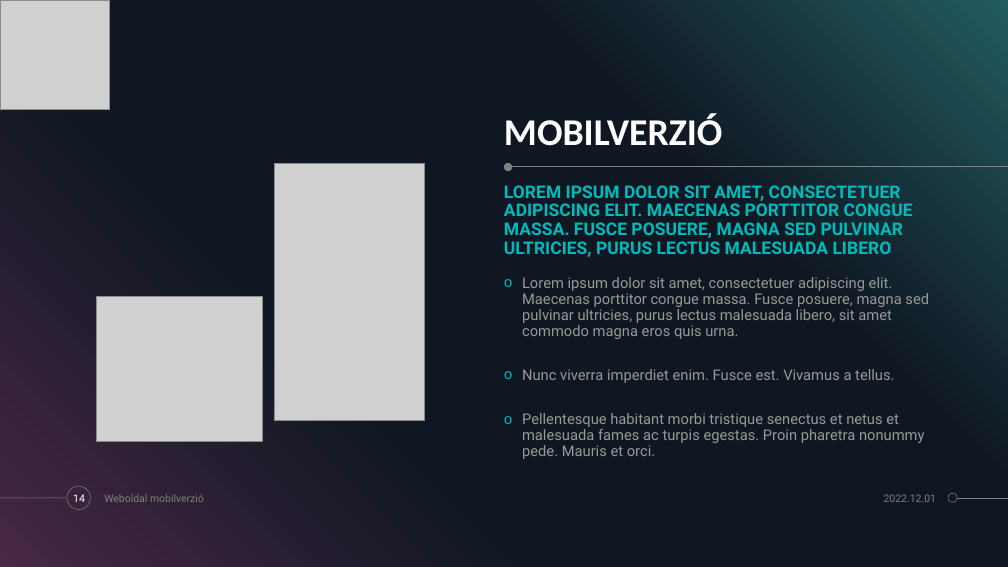
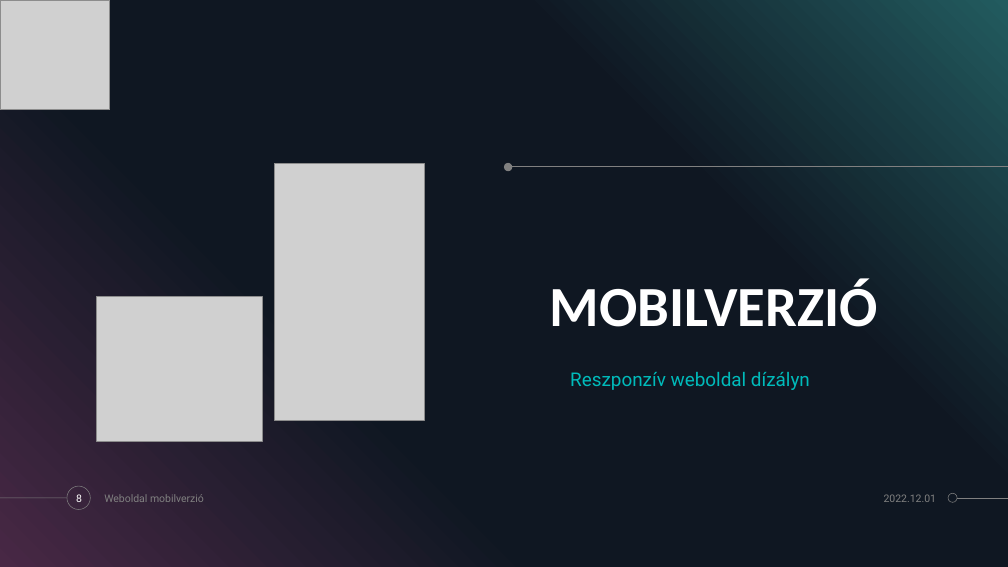
Before and after one commit to zamboilles21/terfelszinszamitas, a slide deck: slide 8 of documentation/PPT/TerFelSzoft.pptx (slide 14 before the commit). Drawn at 1008x567 pixels with LibreOffice and Linux fonts; fonts in the diff are those of the drawing; grey boxes stand for pictures; background and template pictures are left out. Boxes give left, top, right and bottom in pixels: in the first picture for what was removed or moved away, otherwise in the second. Text is boxed around its words. In the diff, an @@ line names an element or a change of style, - is before the commit and + after.

```diff
--- a/documentation/PPT/TerFelSzoft.pptx
+++ b/documentation/PPT/TerFelSzoft.pptx
@@ text removed at <box>504,185,913,257</box> @@
-LOREM IPSUM DOLOR SIT AMET, CONSECTETUER ADIPISCING ELIT. MAECENAS PORTTITOR CONGUE MASSA. FUSCE POSUERE, MAGNA SED PULVINAR ULTRICIES, PURUS LECTUS MALESUADA LIBERO
@@ text removed at <box>522,277,929,459</box> @@
-o Lorem ipsum dolor sit amet, consectetuer adipiscing elit. Maecenas porttitor congue massa. Fusce posuere, magna sed pulvinar ultricies, purus lectus malesuada libero, sit amet commodo magna eros quis urna.
-o Nunc viverra imperdiet enim. Fusce est. Vivamus a tellus.
-o Pellentesque habitant morbi tristique senectus et netus et malesuada fames ac turpis egestas. Proin pharetra nonummy pede. Mauris et orci.
@@ title "MOBILVERZIÓ": place and size @@
-title "MOBILVERZIÓ" at <box>504,114,723,146</box>
+title "MOBILVERZIÓ" at <box>550,279,878,327</box>
@@ title "MOBILVERZIÓ" at <box>550,279,878,327</box>: size 36 to 54 pt @@
@@ text added at <box>570,372,810,390</box>, 18 pt, text #00BBBB @@
+Reszponzív weboldal dízályn
@@ page number at <box>76,494,82,502</box>: text changed @@
-14
+8
```
Also in this commit, not shown: 6 other slides changed, 3 slides removed.
